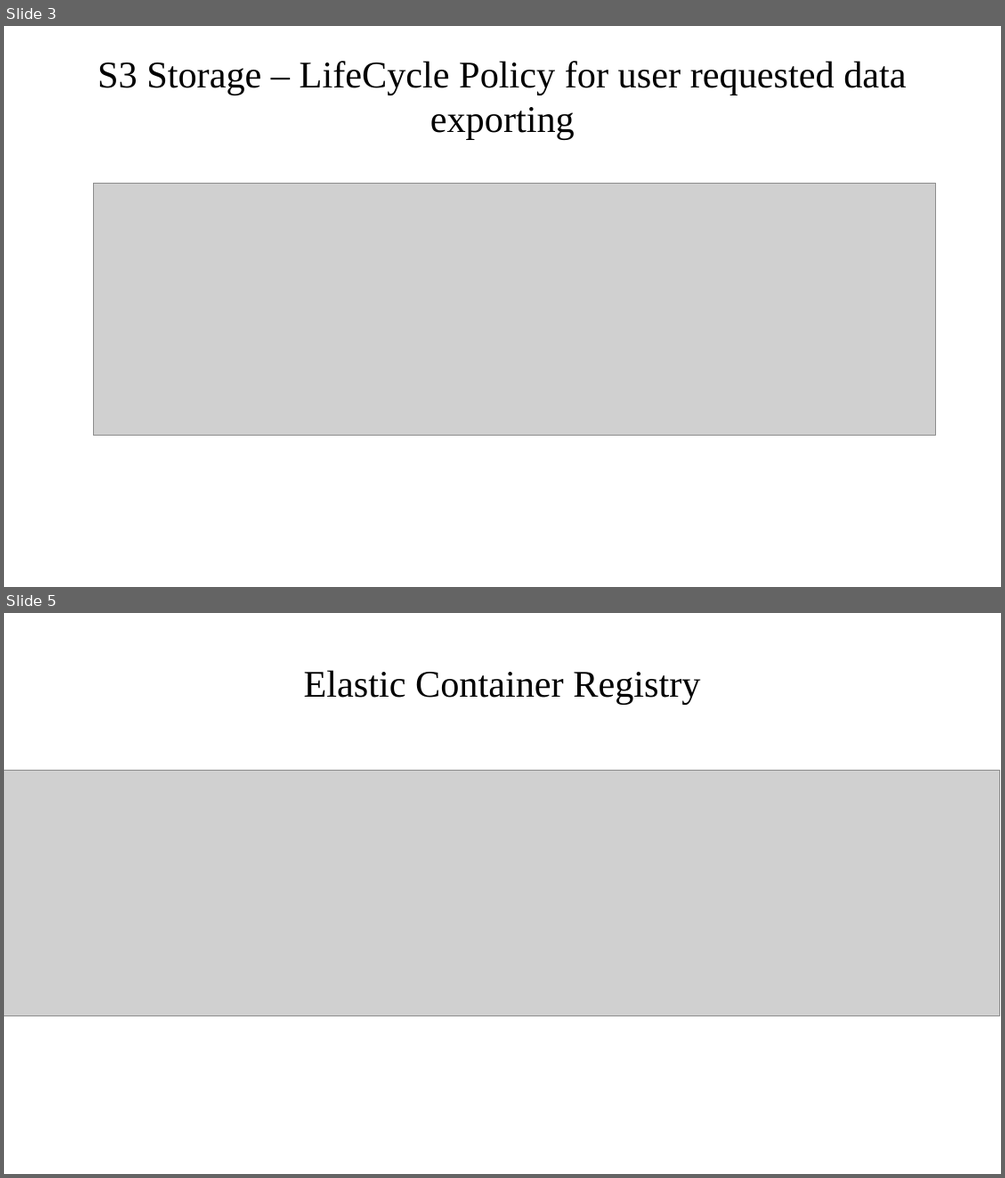
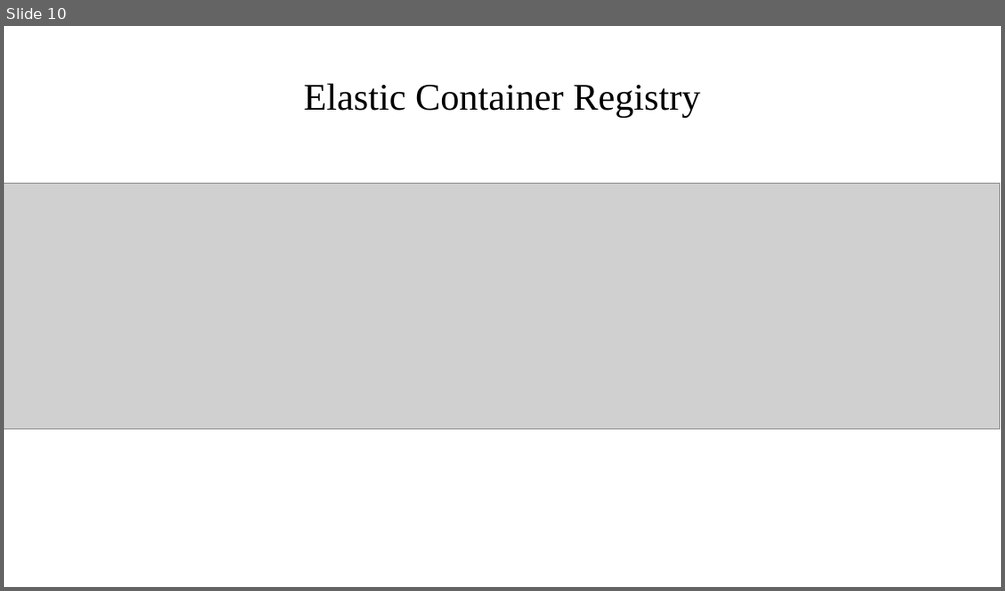
Before and after one commit to vmalani27/bvm_internship_project_12, a slide deck: AWS Architecture documentation.odp. Shown one above the other, each under a label of ours: slides 3 and 5 before the commit, slide 10 after it; the slides between them are not shown. The pictures are 1005x1178 and 1005x591 pixels, drawn with LibreOffice and Linux fonts; fonts in the diff are those of the drawing; grey boxes stand for pictures. Boxes give left, top, right and bottom in pixels: in the first picture for what was removed or moved away, otherwise in the second. Text is boxed around its words. In the diff, an @@ line names an element or a change of style, - is before the commit and + after.

```diff
--- a/AWS Architecture documentation.odp
+++ b/AWS Architecture documentation.odp
@@ slide 3 removed at [4,26,1001,587], background #FFFFFF @@
@@ title removed at [97,61,906,140] @@
-S3 Storage – LifeCycle Policy for user requested data exporting
@@ picture removed at [93,184,936,435] @@
@@ what was slide 5 is now slide 10 @@
```
Also in this commit, not shown: 2 slides changed, 8 slides added, 4 other slides removed, 11 other files.
